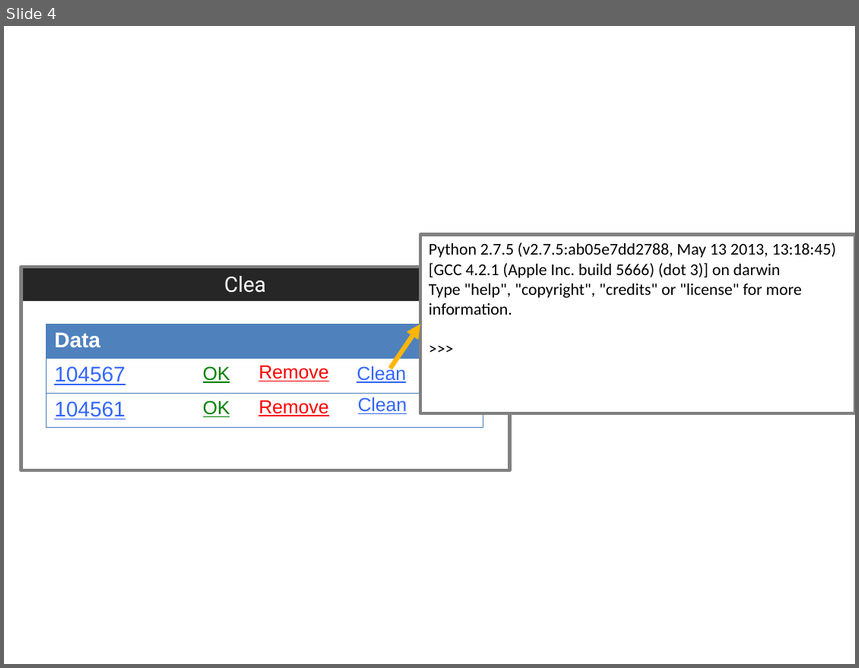
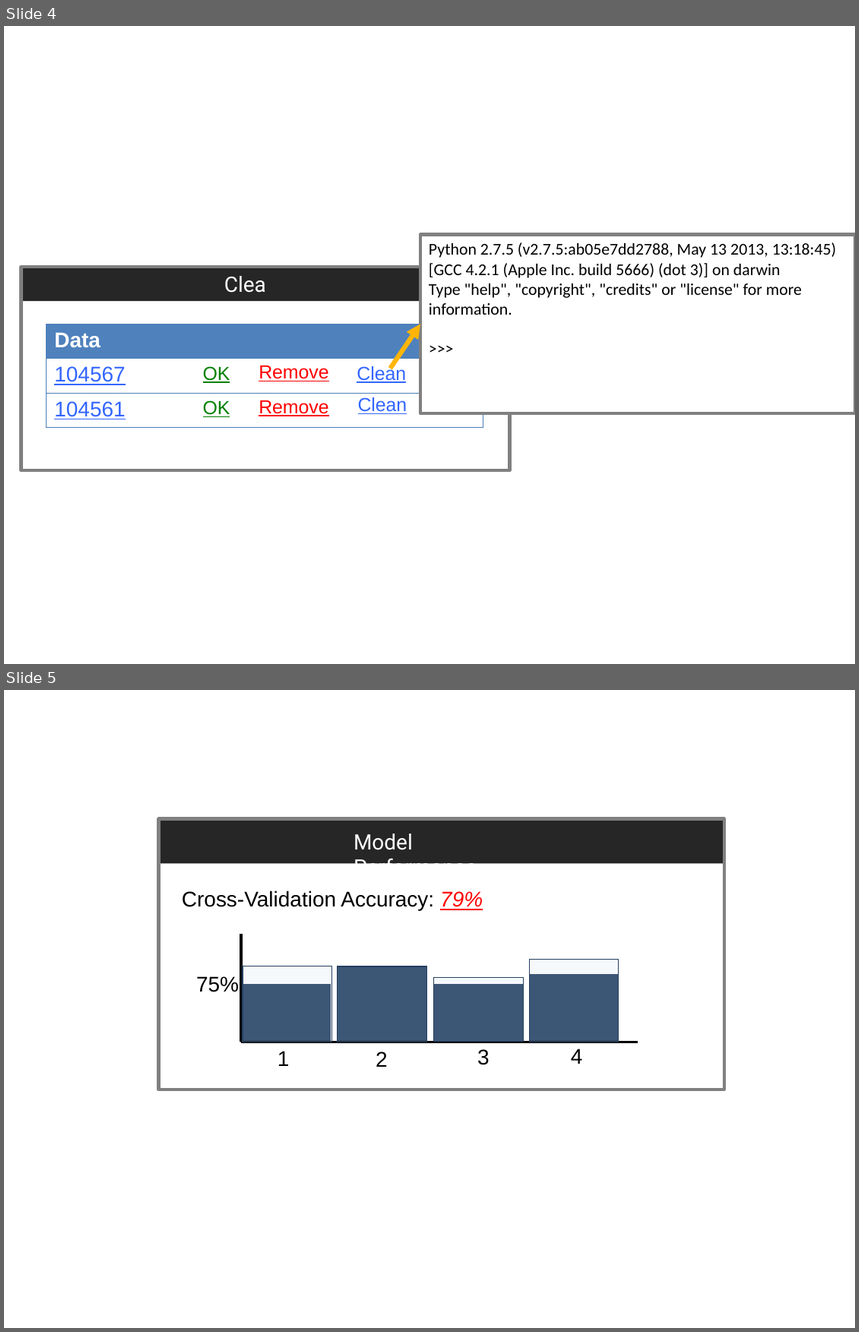
Before and after one commit to sjyk/activecleandemo, a slide deck: demofigs.pptx. Shown one above the other, each under a label of ours: slide 4 before the commit, slides 4 and 5 after it. The pictures are 859x668 and 859x1332 pixels, drawn with LibreOffice and Linux fonts; fonts in the diff are those of the drawing. Boxes give left, top, right and bottom in pixels: in the first picture for what was removed or moved away, otherwise in the second. Text is boxed around its words. In the diff, an @@ line names an element or a change of style, - is before the commit and + after.

Commit message:
Updated

```diff
--- a/demofigs.pptx
+++ b/demofigs.pptx
@@ slide 5 added at bbox=[4, 690, 855, 1328], background #FFFFFF @@
@@ group added at bbox=[159, 818, 724, 1089]: 10 rectangles, 7 texts, 2 lines @@
+Model Performance
+Cross-Validation Accuracy: 79%
+75%
+1
+2
+3
+4
```
